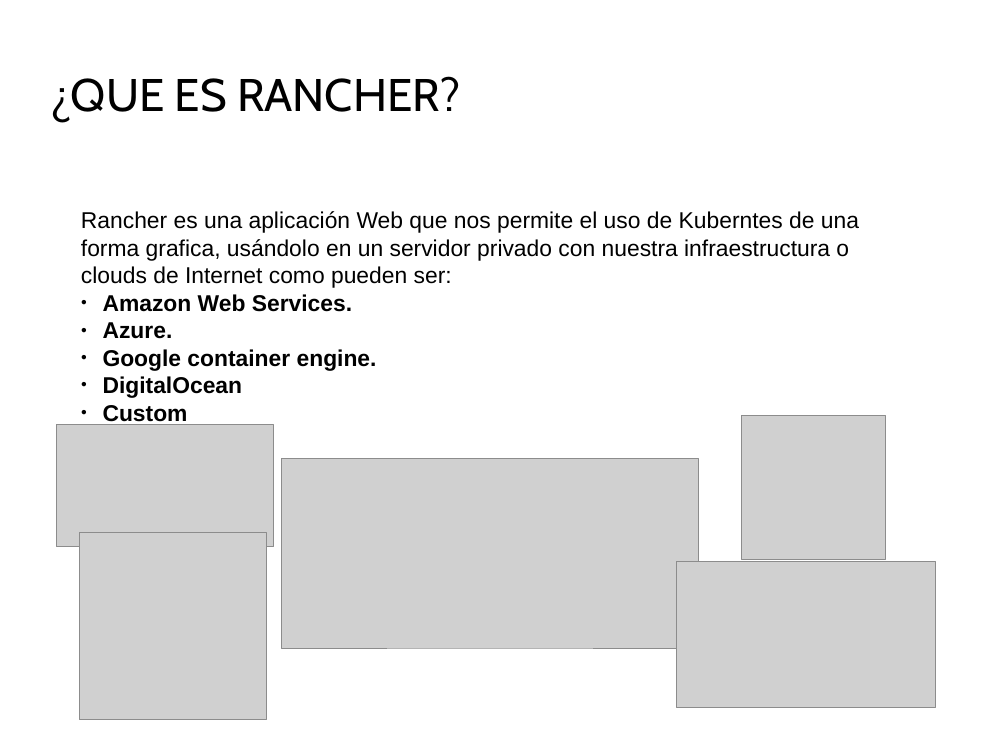
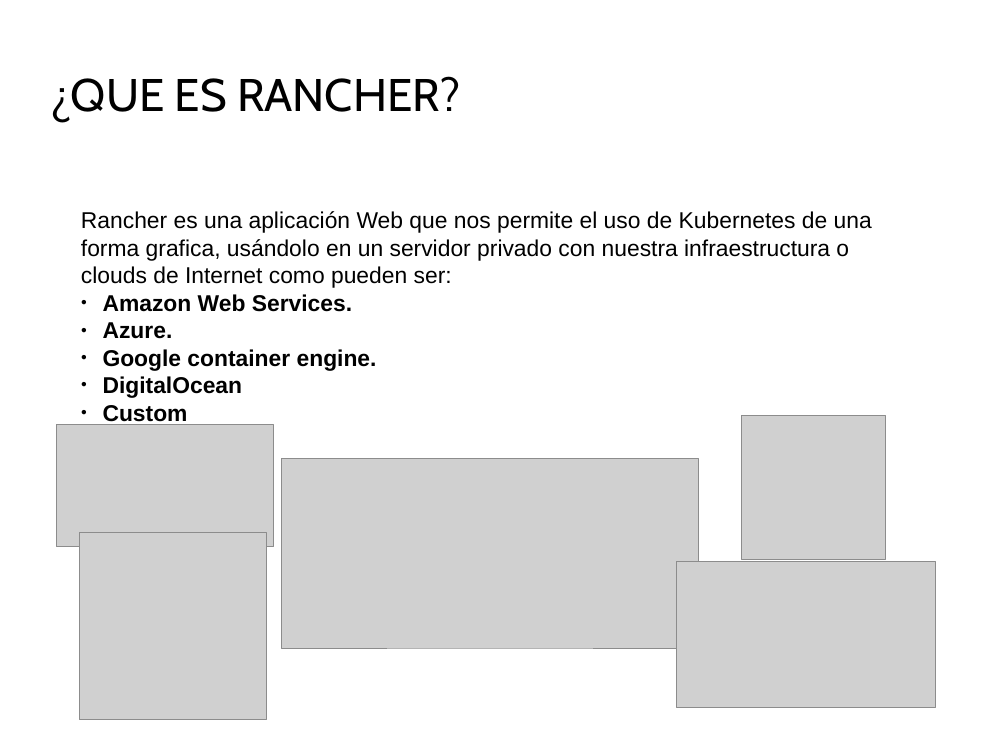
Before and after one commit to Juanjosegongora/kubernetes, a slide deck: slide 14 of proyecto_kubernetes.odp (slide 13 before the commit). Drawn at 1008x756 pixels with LibreOffice and Linux fonts; fonts in the diff are those of the drawing; grey boxes stand for pictures; background and template pictures are left out. Boxes give left, top, right and bottom in pixels: in the first picture for what was removed or moved away, otherwise in the second. Text is boxed around its words. In the diff, an @@ line names an element or a change of style, - is before the commit and + after.

Commit message:
READY

```diff
--- a/proyecto_kubernetes.odp
+++ b/proyecto_kubernetes.odp
@@ text at box(81, 211, 872, 288): text changed @@
-Rancher es una aplicación Web que nos permite el uso de Kuberntes de una forma grafica, usándolo en un servidor privado con nuestra infraestructura o clouds de Internet como pueden ser:
+Rancher es una aplicación Web que nos permite el uso de Kubernetes de una forma grafica, usándolo en un servidor privado con nuestra infraestructura o clouds de Internet como pueden ser:
```
Also in this commit, not shown: 7 other slides changed, 2 slides added, 1 slide removed.
